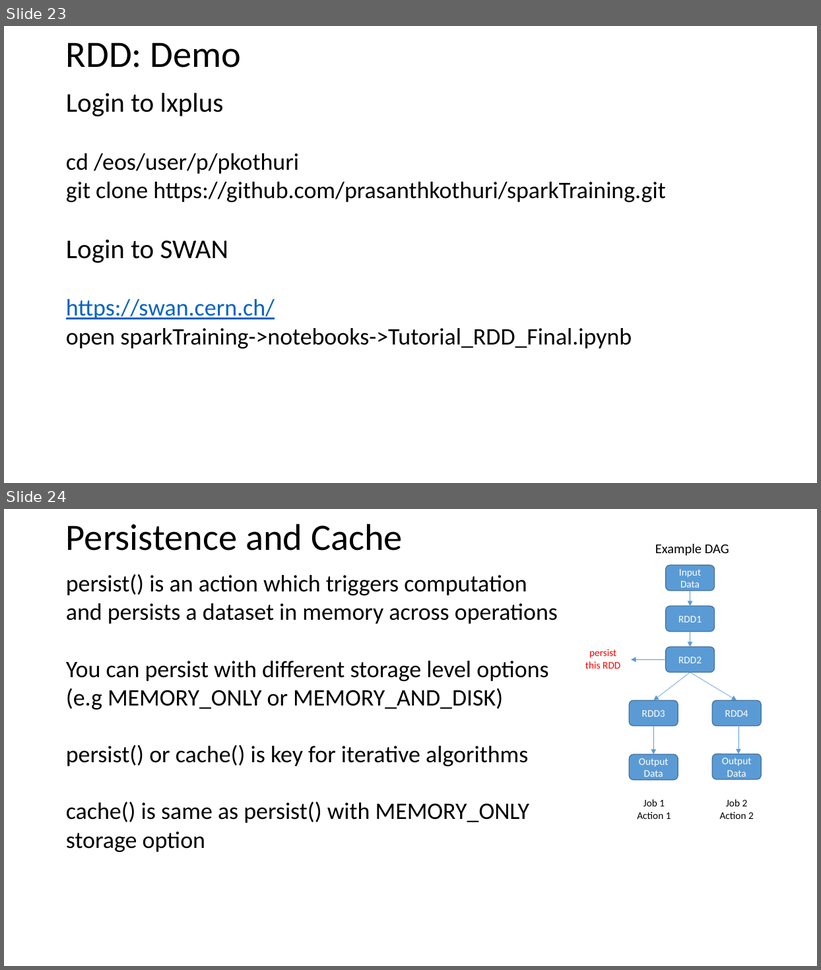
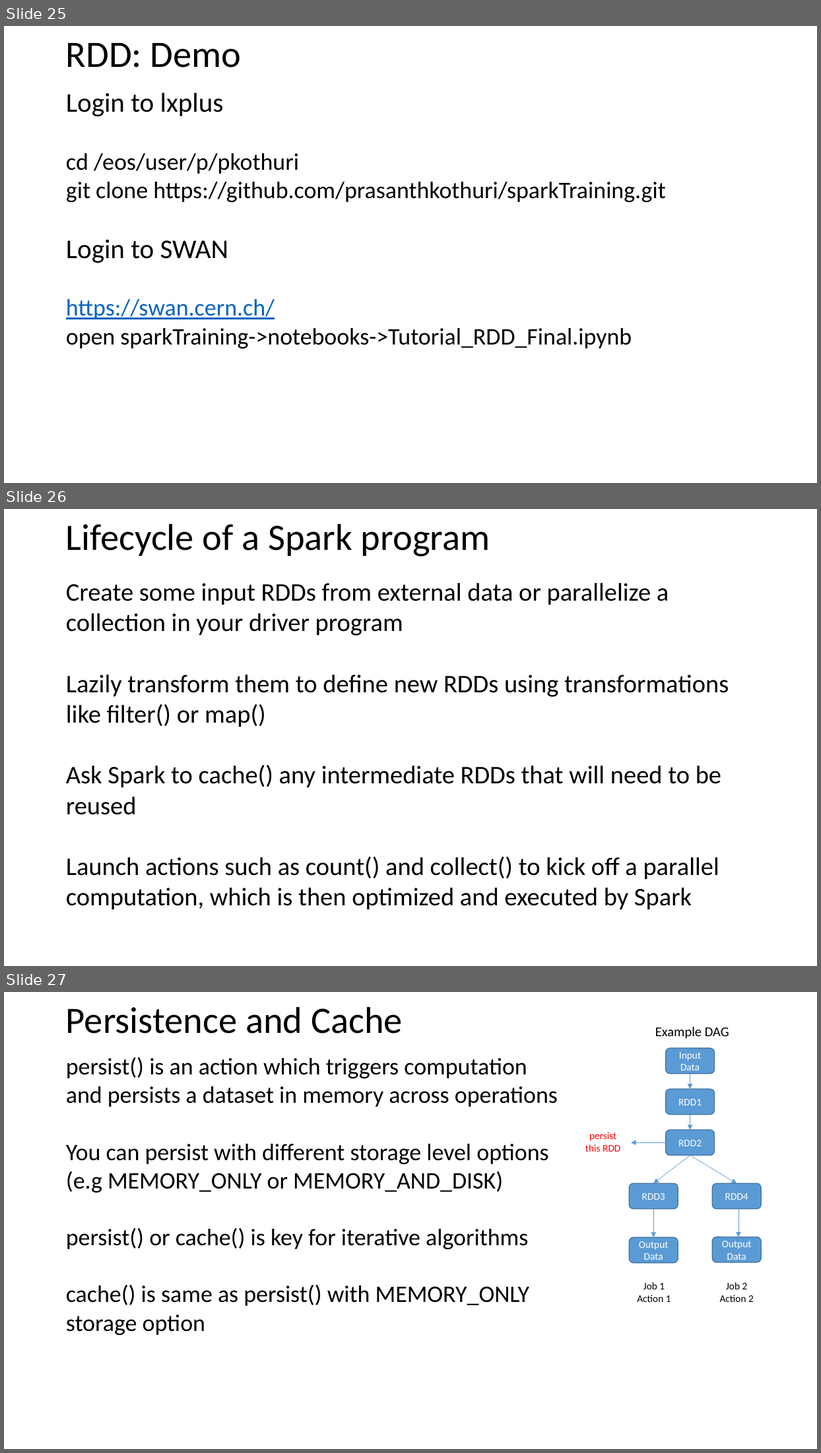
Before and after one commit to prasanthkothuri/sparkTraining, a slide deck: slides/Introduction_to_Spark.pptx. Shown one above the other, each under a label of ours: slides 23 and 24 before the commit, slides 25, 26 and 27 after it. The pictures are 821x970 and 821x1453 pixels, drawn with LibreOffice and Linux fonts; fonts in the diff are those of the drawing. Boxes give left, top, right and bottom in pixels: in the first picture for what was removed or moved away, otherwise in the second. Text is boxed around its words. In the diff, an @@ line names an element or a change of style, - is before the commit and + after.

```diff
--- a/slides/Introduction_to_Spark.pptx
+++ b/slides/Introduction_to_Spark.pptx
@@ slide 26 added at [4,509,817,966], background #FFFFFF @@
@@ title added at [66,524,490,557], 44 pt, text #000000 @@
+Lifecycle of a Spark program
@@ text added at [66,583,729,910], 30 pt, text #000000 @@
+Create some input RDDs from external data or parallelize a collection in your driver program
+Lazily transform them to define new RDDs using transformations like filter() or map()
+Ask Spark to cache() any intermediate RDDs that will need to be reused
+Launch actions such as count() and collect() to kick off a parallel computation, which is then optimized and executed by Spark
@@ what was slide 23 is now slide 25 @@
@@ what was slide 24 is now slide 27 @@
```
Also in this commit, not shown: 2 slides changed, 3 other slides added, 4 other files.
